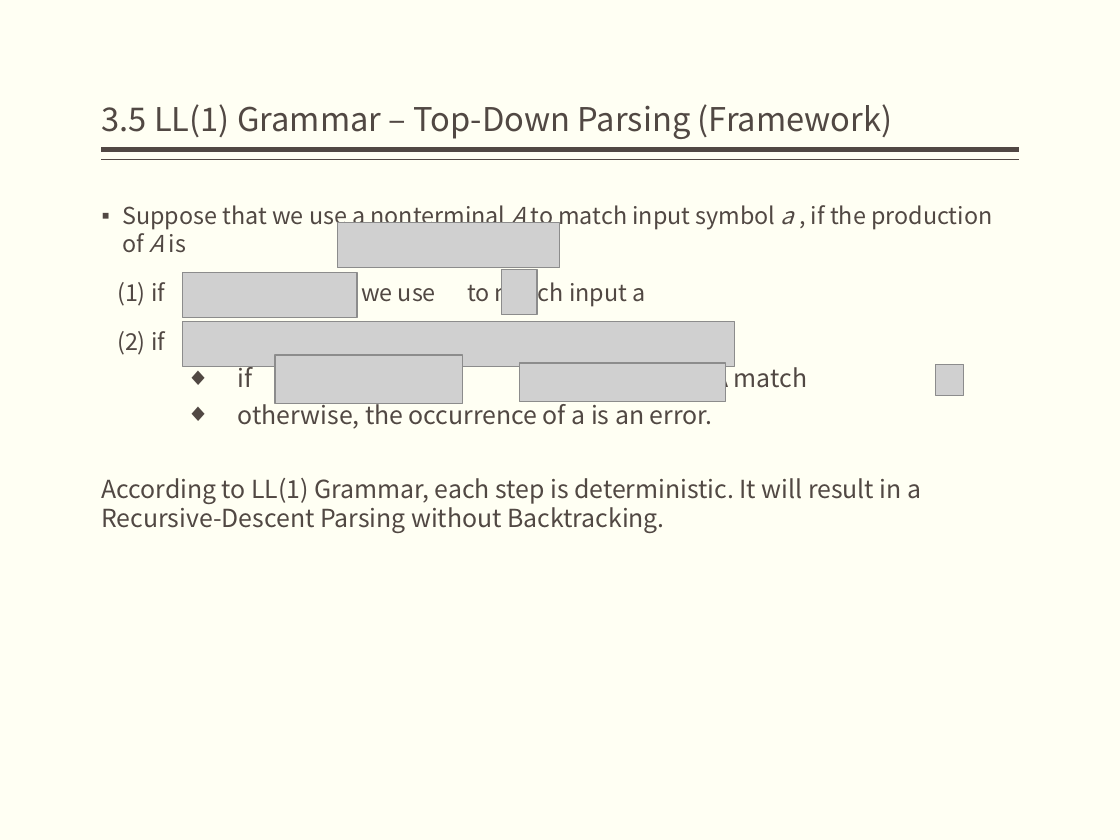
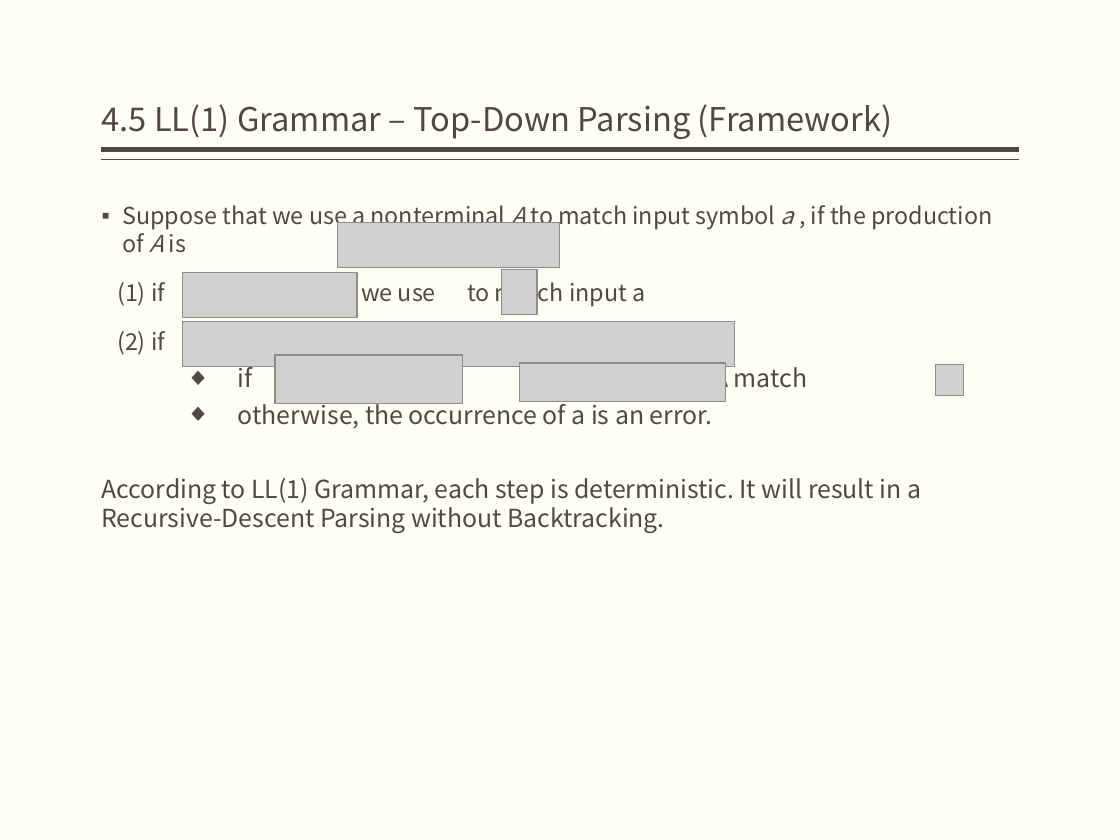
Before and after one commit to bonkboykz/jz81.github.io, a slide deck: slide 22 of course/compiler/LectureNotes/(Spring2017)Lecture4.pptx. Drawn at 1120x840 pixels with LibreOffice and Linux fonts; fonts in the diff are those of the drawing; grey boxes stand for pictures. Boxes give left, top, right and bottom in pixels: in the first picture for what was removed or moved away, otherwise in the second. Text is boxed around its words. In the diff, an @@ line names an element or a change of style, - is before the commit and + after.

```diff
--- a/course/compiler/LectureNotes/(Spring2017)Lecture4.pptx
+++ b/course/compiler/LectureNotes/(Spring2017)Lecture4.pptx
@@ title at (102,104,893,139): text changed @@
-3.5 LL(1) Grammar – Top-Down Parsing (Framework)
+4.5 LL(1) Grammar – Top-Down Parsing (Framework)
```
Also in this commit, not shown: 26 other slides changed, 3 slides added.
